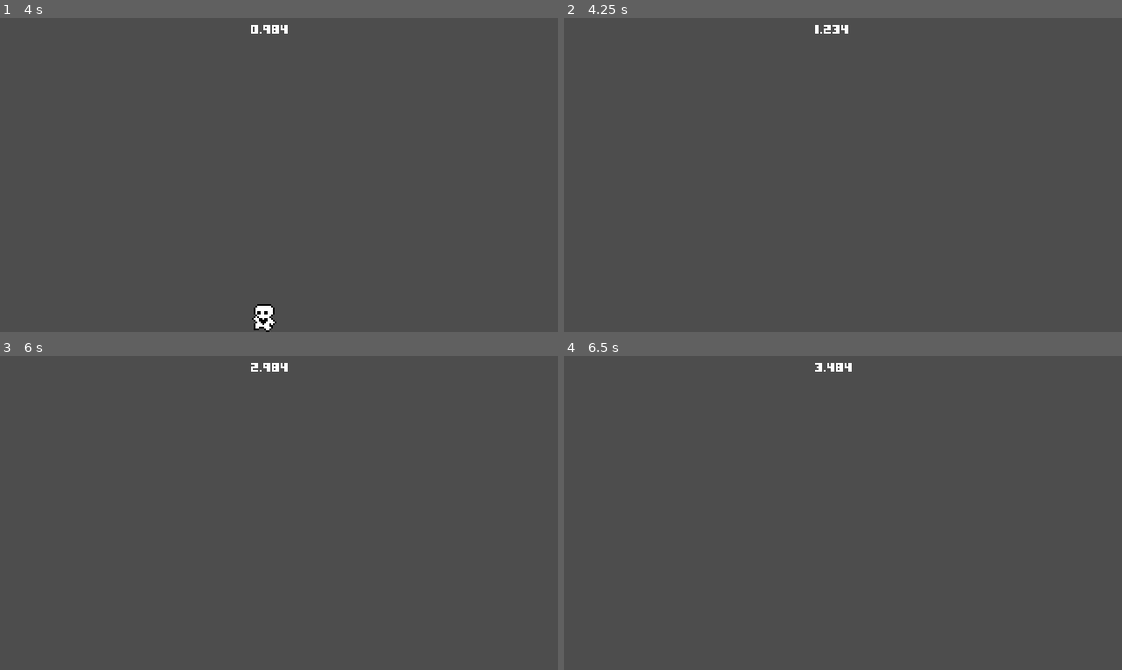
Above: before the commit, frames 1-4 (two rows, left to right).
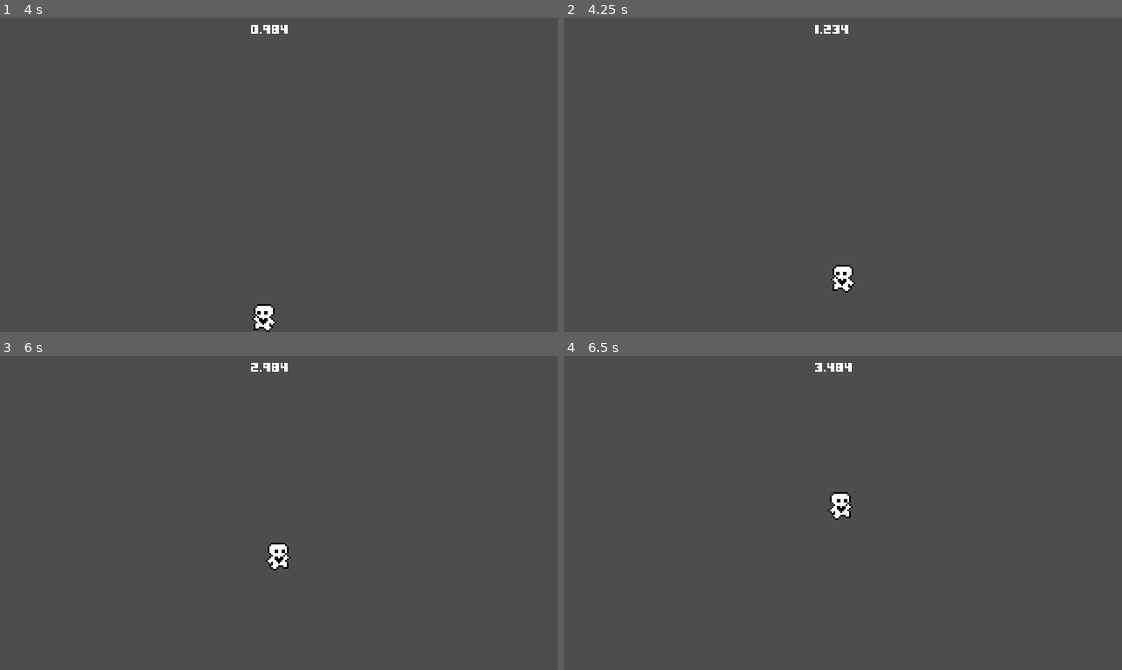
Above: after the commit, the same moments.

Repository: JamesIry/heart-platformer-godot4
Game: Godot game, scene res://world.tscn
The game is run twice, just before and just after one commit, with the same random seed, the same clock (stepped at 60 frames per second) and the same inputs. This scene is started directly instead of the project's main scene.
Inputs:
- Up to frame 1 (4 s): hold D (move_right) 0.53-2.03 s; tap Up (jump) at 0.77, 1.52, 3.02, 3.77 s; tap Enter at 1.25, 2.75 s; tap Space at 2 s; hold A (move_left) from 2.03 s (still down)
- Up to frame 2 (4.25 s): keep holding A (move_left)
- Up to frame 3 (6 s): release A (move_left) at 4.28 s; hold D (move_right) from 4.28 s (still down); tap Up (jump) at 4.52 s; tap Space at 5 s; tap Enter at 5.75 s
- Up to frame 4 (6.5 s): keep holding D (move_right); tap Up (jump) at 6.02 s

Frame 1 is identical in both runs. In frame 2, 0.3% of the frame differs, in the area x 47-53%, y 78-88%; in frame 3, 0.3%; in frame 4, 0.3%.

Commit message:
Detect when the player has fallen off the level's geometry and reset them to the starting position.

Diff:
--- a/player.gd
+++ b/player.gd
@@ -15,6 +15,9 @@
 
 
 func _physics_process(delta: float):
+	if global_position.y > 400:
+		global_position = starting_position
+
 	apply_gravity(delta)
 	handle_wall_jump()
 	handle_jump()
